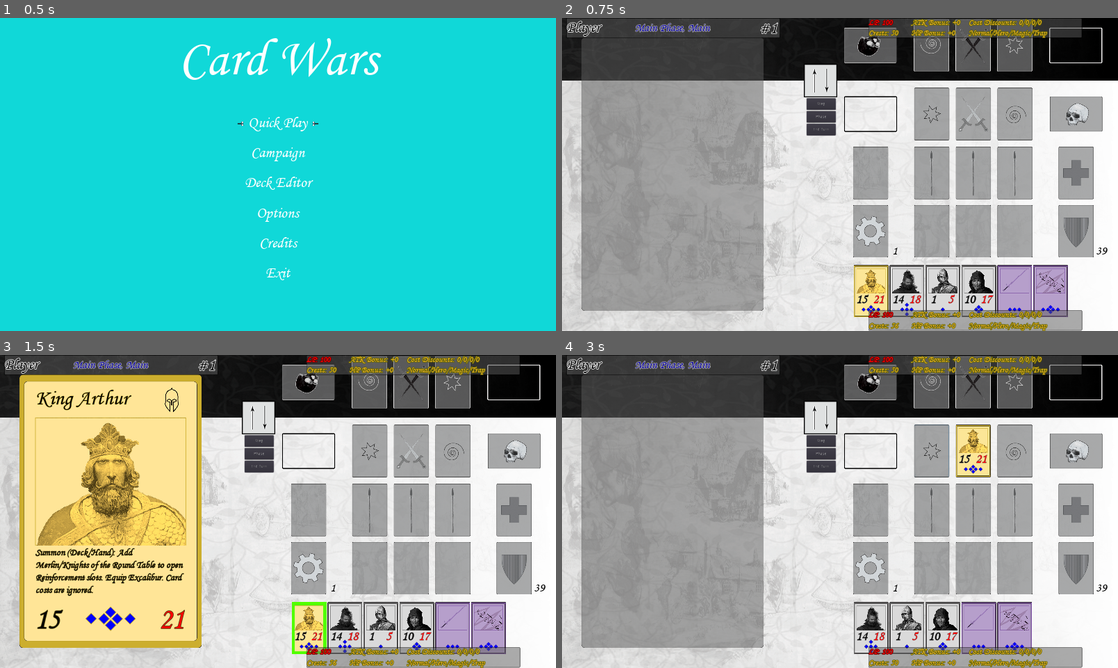
Above: before the commit, frames 1-4 (two rows, left to right).
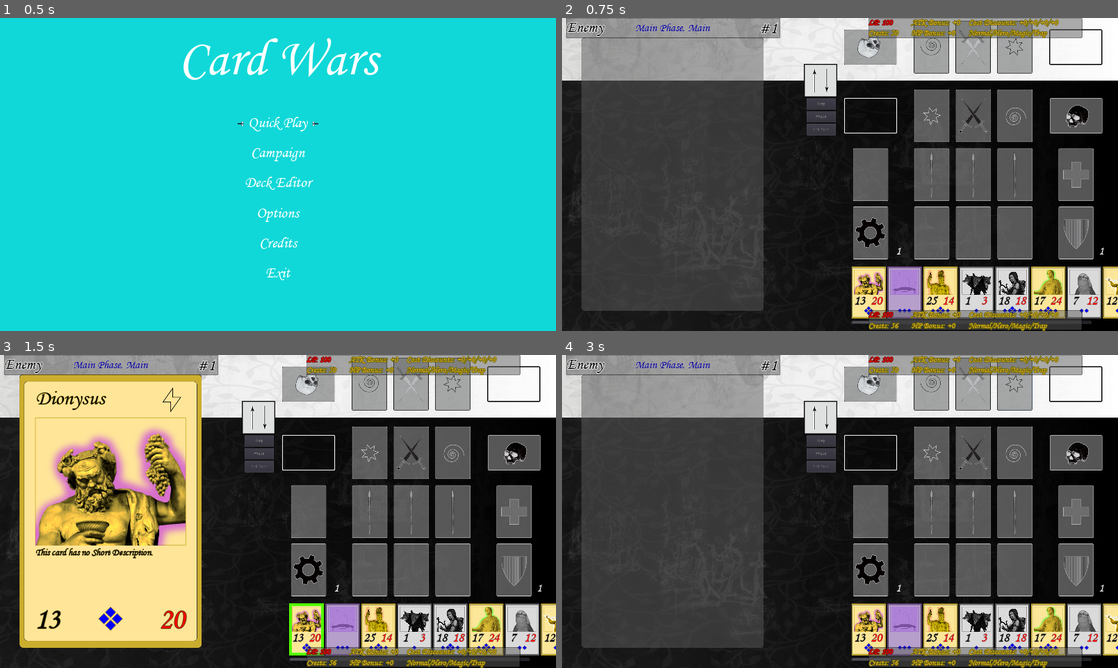
Above: after the commit, the same moments.

Repository: Prototype1364/Card-Wars
Game: Godot game, scene res://Scenes/MainScenes/SceneHandler.tscn
Two runs of this game, one before a commit and one after it. Both use one fixed random seed, a clock stepped at 60 frames per second and the inputs below.
Inputs (mouse positions are in pixels of both pictures, inside the frame that each line leads up to; where the layout moved, square brackets give the same spot in the first picture):
- Up to frame 1 (0.5 s): no input
- Up to frame 2 (0.75 s): click "Quick Play" at 0.5 s
- Up to frame 3 (1.5 s): click (311, 627) at 1.27 s
- Up to frame 4 (3 s): click (973, 383) [973, 452] at 2 s; click (1012, 383) [928, 452] at 2.75 s

Frame 1 is identical in both runs. In frame 2, 95% of the frame differs, in the area x 0-100%, y 0-100%; in frame 3, 76%; in frame 4, 96%.

Commit message:
Implemented most Arthurian card effects and effects for Dionysus and Deep Pit.

Diff:
--- a/Scripts/Battle.gd
+++ b/Scripts/Battle.gd
@@ -16,8 +16,9 @@
 	var _HV2 = SignalBus.connect("Play_Card", self, "Play_Card")
 	var _HV3 = SignalBus.connect("Activate_Set_Card", self, "Activate_Set_Card")
 	var _HV4 = SignalBus.connect("Check_For_Targets", self, "Check_For_Targets")
-	var _HV5 = SignalBus.connect("Discard_Card", self, "Discard_Card")
-	var _HV6 = SignalBus.connect("Update_GameState", self, "Update_Game_State")
+	var _HV5 = SignalBus.connect("Capture_Card", self, "Capture_Card")
+	var _HV6 = SignalBus.connect("Discard_Card", self, "Discard_Card")
+	var _HV7 = SignalBus.connect("Update_GameState", self, "Update_Game_State")
 	set_focus_mode(true)
 
 	Setup_Game()
@@ -89,7 +90,8 @@
 func Choose_Starting_Player():
 	var rng = RandomNumberGenerator.new()
 	rng.randomize()
-	var random_number = rng.randi_range(1,2)
+#	var random_number = rng.randi_range(1,2)
+	var random_number = 2
 	GameData.Current_Turn = "Player" if random_number == 1 else "Enemy"
 
 	# Flip field (if Black goes first)
@@ -165,7 +167,7 @@
 
 	# Populate Zones_To_Check Array
 	for i in Available_Zones.size():
-		if Available_Zones[i].name.left(1) == Side or Side + "Hand" in Available_Zones[i].name:
+		if Available_Zones[i].name.left(1) == Side or Side + "Hand" in Available_Zones[i].name or "Backrow" in Available_Zones[i].name:
 			if "Deck" in Available_Zones[i].name or "Banished" in Available_Zones[i].name:
 				pass
 			else:
@@ -302,14 +304,23 @@
 	CardMoved = MoveFrom.get_node(GameData.CardMoved)
 
 	# Ensures that card Cost is Affordable & that it's being summoned to a valid card slot
-	if Valid_Destination(Side, MoveTo, Chosen_Card) and Summon_Affordable(player, Chosen_Card):
+	var Net_Cost
+	if Chosen_Card.Type == "Normal":
+		Net_Cost = Chosen_Card.Cost + player.Cost_Discount_Normal
+	elif Chosen_Card.Type == "Hero":
+		Net_Cost = Chosen_Card.Cost + player.Cost_Discount_Hero
+	elif Chosen_Card.Type == "Magic":
+		Net_Cost = Chosen_Card.Cost + player.Cost_Discount_Magic
+	elif Chosen_Card.Type == "Trap":
+		Net_Cost = Chosen_Card.Cost + player.Cost_Discount_Trap
+
+	if Valid_Destination(Side, MoveTo, Chosen_Card) and Summon_Affordable(player, Net_Cost):
 		# Fixes bug regarding auto-updating of rect_pos of selected scene when moving from slot to slot.
 		CardMoved.rect_position.x = 0
 		CardMoved.rect_position.y = 0
 
-		# Deducts summoned card's Cost from appropriate Summon Crest pool & Updates HUD
-		player.Summon_Crests -= Chosen_Card.Cost
-		get_node("HUD_" + Side).Update_Data(player)
+		# Deducts summoned card's Net_Cost from appropriate Summon Crest pool
+		player.Summon_Crests -= Net_Cost
 
 		# Updates children for parents in From & To locations (if destination is valid for Card Type).
 		var Equip_Slot = get_node("Playmat/CardSpots/NonHands/" + Side + "EquipMagic") if CardMoved.Type == "Magic" else get_node("Playmat/CardSpots/NonHands/" + Side + "EquipTrap")
@@ -328,7 +339,7 @@
 		Set_Focus_Neighbors("Hand",Side,Moved)
 
 		# Activate Summon Effects (Currently no way to Set cards)
-		if Chosen_Card.Type == "Hero" or (Chosen_Card.Type == "Magic" and Chosen_Card.Is_Set == false):
+		if Chosen_Card.Type == "Hero" or (Chosen_Card.Type == "Magic" and Chosen_Card.Is_Set == false) or (Chosen_Card.Type == "Trap" and Chosen_Card.Attribute == "Equip" and Chosen_Card.Is_Set == false):
 			Chosen_Card.Effect_Active = true
 			Activate_Summon_Effects(Chosen_Card)
 			# Ensures that card summoned to Equip slot is not immediately sent to Graveyard.
@@ -340,14 +351,18 @@
 				MoveTo.add_child(CardMoved)
 				# Resets Effect_Active status to ensure card doesn't activate from Graveyard
 				Chosen_Card.Effect_Active = false
-	else:
-		pass
+
+		# Allows card effects that resolve during Summon/Set to occur (i.e. Deep Pit)
+		Resolve_Card_Effects()
 
 	# Resets GameData variables for next movement.
 	Reset_Reposition_Card_Variables()
 
-func Summon_Affordable(Dueler, Chosen_Card):
-	if Chosen_Card.Cost <= Dueler.Summon_Crests:
+	# Updates Duelist HUD (Places at end of func so that summon effects resolve before update)
+	get_node("HUD_" + Side).Update_Data(player)
+
+func Summon_Affordable(Dueler, Net_Cost):
+	if Net_Cost <= Dueler.Summon_Crests:
 		return true
 	else:
 		return false
@@ -505,10 +520,14 @@
 			# Update HUD
 			$HUD_GameState.Update_Data()
 
-func Capture_Card(Card_Captured, slot_name):
+func Capture_Card(Card_Captured, slot_name, Capture_Type = "Normal"):
 	var attacking_player = GameData.Player if GameData.Current_Turn == "Player" else GameData.Enemy
 	var targeted_player = GameData.Enemy if GameData.Current_Turn == "Player" else GameData.Player
-	var Destination_MedBay = $Playmat/CardSpots/NonHands/WMedBay if GameData.Current_Turn == "Player" else $Playmat/CardSpots/NonHands/BMedBay
+	var Destination_MedBay
+	if Capture_Type == "Normal":
+		Destination_MedBay = $Playmat/CardSpots/NonHands/WMedBay if GameData.Current_Turn == "Player" else $Playmat/CardSpots/NonHands/BMedBay
+	else:
+		Destination_MedBay = $Playmat/CardSpots/NonHands/BMedBay if GameData.Current_Turn == "Player" else $Playmat/CardSpots/NonHands/WMedBay
 	GameData.Cards_Captured_This_Turn.append(Card_Captured)
 
 	# Move captured card to appropriate MedBay
@@ -749,7 +768,7 @@
 
 	# Draw Opening Hands
 	GameData.Current_Step = "Draw"
-	Draw_Card(GameData.Current_Turn, 5)
+	Draw_Card(GameData.Current_Turn, 42)
 	GameData.Current_Turn = "Enemy" if GameData.Current_Turn == "Player" else "Player"
 	Draw_Card(GameData.Current_Turn, 5)
 	GameData.Current_Turn = "Enemy" if GameData.Current_Turn == "Player" else "Player"
--- a/Scripts/Battle_HUD_Duelist.gd
+++ b/Scripts/Battle_HUD_Duelist.gd
@@ -3,16 +3,17 @@
 var Token_Path = preload("res://Scenes/SupportScenes/Token_Duelist.tscn")
 
 func _ready():
+	var _HV1 = SignalBus.connect("Update_Duelist_HUD", self, "Update_Data")
 	Update_Data(GameData.Player)
 	Update_Data(GameData.Enemy)
 
 func Update_Data(Dueler):
 	var ATK_Bonus = "+" + str(Dueler.Field_ATK_Bonus) if Dueler.Field_ATK_Bonus >= 0 else "-" + str(Dueler.Field_ATK_Bonus)
 	var HP_Bonus = "+" + str(Dueler.Field_Health_Bonus) if Dueler.Field_Health_Bonus >= 0 else "-" + str(Dueler.Field_Health_Bonus)
-	var Discount_Normal = str(Dueler.Cost_Discount_Normal) if Dueler.Cost_Discount_Normal >= 0 else "+" + str(Dueler.Cost_Discount_Normal)
-	var Discount_Hero = str(Dueler.Cost_Discount_Hero) if Dueler.Cost_Discount_Hero >= 0 else "+" + str(Dueler.Cost_Discount_Hero)
-	var Discount_Magic = str(Dueler.Cost_Discount_Magic) if Dueler.Cost_Discount_Magic >= 0 else "+" + str(Dueler.Cost_Discount_Magic)
-	var Discount_Trap = str(Dueler.Cost_Discount_Trap) if Dueler.Cost_Discount_Trap >= 0 else "+" + str(Dueler.Cost_Discount_Trap)
+	var Discount_Normal = "+" + str(Dueler.Cost_Discount_Normal) if Dueler.Cost_Discount_Normal >= 0 else str(Dueler.Cost_Discount_Normal)
+	var Discount_Hero = "+" + str(Dueler.Cost_Discount_Hero) if Dueler.Cost_Discount_Hero >= 0 else str(Dueler.Cost_Discount_Hero)
+	var Discount_Magic = "+" + str(Dueler.Cost_Discount_Magic) if Dueler.Cost_Discount_Magic >= 0 else str(Dueler.Cost_Discount_Magic)
+	var Discount_Trap = "+" + str(Dueler.Cost_Discount_Trap) if Dueler.Cost_Discount_Trap >= 0 else str(Dueler.Cost_Discount_Trap)
 
 	$BG/LP.text = "LP: " + str(Dueler.LP)
 	$BG/Crests.text = "Crests: " + str(Dueler.Summon_Crests)
--- a/Scripts/Card_Display.gd
+++ b/Scripts/Card_Display.gd
@@ -64,6 +64,7 @@
 			$Description.text = ""
 			$Attack.text = ""
 			$Health.text = ""
+			$Attribute.texture = null
 
 		# ImageContainer/CardImage of BigCard scene MUST REMAIN as a TEXTURE_BUTTON node type as it allows for auto-expansion of image proportions, thus cutting Eric's card art work in half.
 		$ArtContainer/Art.texture = ArtData
--- a/Scripts/SmallCard.gd
+++ b/Scripts/SmallCard.gd
@@ -121,12 +121,19 @@
 
 func _on_FocusSensor_pressed():
 	var Side = "W" if GameData.Current_Turn == "Player" else "B"
+	var Side_Opp = "B" if GameData.Current_Turn == "Player" else "W"
 	var Reposition_Zones = [Side + "Fighter", Side + "R1", Side + "R2", Side + "R3"]
+	var Reposition_Zones_Opp = [Side_Opp + "Fighter", Side_Opp + "R1", Side_Opp + "R2", Side_Opp + "R3"]
 	var Reinforcement_Zones = [Side + "R1", Side + "R2", Side + "R3"]
 	var Parent_Name = self.get_parent().name
 
 	# Allows you to choose a card to receive effect benefits/penalties
-	if GameData.Yield_Mode == true:
+	# Bestow Benefits/Penalties on cards on YOUR side of the field
+	if GameData.Yield_Mode and Reposition_Zones.has(Parent_Name) and (Type == "Normal" or Type == "Hero"):
+		GameData.ChosenCard = self
+		SignalBus.emit_signal("Card_Effect_Selection_Yield_Release", self)
+	# Bestow Benefits/Penalties on cards on OPPONENT's side of the field
+	elif GameData.Yield_Mode and GameData.Resolve_On_Opposing_Card and Reposition_Zones_Opp.has(Parent_Name) and (Type == "Normal" or Type == "Hero"):
 		GameData.ChosenCard = self
 		SignalBus.emit_signal("Card_Effect_Selection_Yield_Release", self)
 
@@ -160,7 +167,7 @@
 
 	# Allows for selection of Attacker
 	elif GameData.Current_Step == "Selection":
-		if (Reposition_Zones[0] in Parent_Name or (Attack_As_Reinforcement == true and Reinforcement_Zones.has(Parent_Name))) and Parent_Name.left(1) == Side:
+		if (Reposition_Zones[0] in Parent_Name or (Attack_As_Reinforcement == true and Reinforcement_Zones.has(Parent_Name))) and Parent_Name.left(1) == Side and Paralysis == false:
 			GameData.Attacker = self
 			SignalBus.emit_signal("Check_For_Targets")
 			if GameData.Target == GameData.Player or GameData.Target == GameData.Enemy:
--- a/Singletons/Card_Effects.gd
+++ b/Singletons/Card_Effects.gd
@@ -41,6 +41,19 @@
 	else:
 		return false
 
+func Dice_Roll():
+	var rng = RandomNumberGenerator.new()
+	rng.randomize()
+	var roll_result = rng.randi_range(1,6)
+	return roll_result
+
+func Flip_Coin():
+	var rng = RandomNumberGenerator.new()
+	rng.randomize()
+	var flip_result = rng.randi_range(1,2)
+	return flip_result
+
+
 func c42489363(card): # Activate Tech (Special)
 	pass
 
@@ -48,16 +61,94 @@
 	pass
 
 func c26432104(card): # Merlin (Hero)
-	pass
+	var Parent_Name = card.get_parent().name
+	var Side = "W" if GameData.Current_Turn == "Player" else "B"
+	var Valid_Slots = [Side + "R1", Side + "R2", Side + "R3"]
+	var Fighter = Get_Field_Card_Data("Fighter")
+
+	if Fighter != null:
+		if Valid_Slots.has(Parent_Name) and GameData.Current_Phase == "Standby Phase" and GameData.Current_Step == "Effect" and Fighter.Name == "King Arthur":
+			# Roll two dice, if sum of rolls is >= 8 & Merlin is reinforcing King Arthur, grant King Arthur Invincibility
+			var Roll_1 = Dice_Roll()
+			var Roll_2 = Dice_Roll()
+			var Roll_Result = Roll_1 + Roll_2
+
+			if Roll_Result >= 8:
+				Fighter.Invincible = true
+			else:
+				Fighter.Invincible = false
+
+			# Update Card Visuals
+			card.Update_Data()
 
 func c79248843(card): # Knight of the Round Table (Hero)
 	pass
 
 func c28269385(card): # Morgan le Fay (Hero)
-	pass
+	var Parent_Name = card.get_parent().name
+	var Side = "W" if GameData.Current_Turn == "Player" else "B"
+	var Valid_Slots = [Side + "Fighter", Side + "R1", Side + "R2", Side + "R3"]
+
+	if Valid_Slots.has(Parent_Name) and GameData.Current_Phase == "Standby Phase" and GameData.Current_Step == "Effect":
+		var Flip_Result = Flip_Coin()
+
+		GameData.Yield_Mode = true
+
+		# Check if card selected is first selection
+		if Check_Yield_Status():
+			Has_Yielded = false
+
+			# Resolve card's Effect
+			if Flip_Result == 1:
+				yield(SignalBus, "Card_Effect_Selection_Yield_Release")
+				GameData.ChosenCard.Health += 5
+				GameData.ChosenCard.Update_Data()
+			else:
+				GameData.Resolve_On_Opposing_Card = true
+				yield(SignalBus, "Card_Effect_Selection_Yield_Release")
+				GameData.ChosenCard.Health -= 5
+				GameData.ChosenCard.Update_Data()
+				# Check for Capture
+				if GameData.ChosenCard.Health <= 0:
+					SignalBus.emit_signal("Capture_Card", GameData.ChosenCard, GameData.ChosenCard.get_parent())
+
+			# Reset GameData variables for next card effect
+			GameData.Yield_Mode = false
+			GameData.Resolve_On_Opposing_Card = false
+			GameData.ChosenCard = null
 
 func c67892655(card): # Lancelot (Hero)
-	pass
+	var Parent_Name = card.get_parent().name
+	var Side = "W" if GameData.Current_Turn == "Player" else "B"
+	var Valid_Slots = [Side + "Fighter", Side + "R1", Side + "R2", Side + "R3"]
+	var Field_Card_Names = []
+
+	if Valid_Slots.has(Parent_Name) and GameData.Current_Phase == "Standby Phase" and GameData.Current_Step == "Effect":
+		"""----------- Primary Effect -----------"""
+		# If Lancelot is on the field and rolls a 1/6, resolve effect... otherwise reset paralysis status
+		var Roll_Result = Dice_Roll()
+		if Roll_Result == 1 or Roll_Result == 6:
+			print("PARALYZED")
+			card.Paralysis = true
+			card.Attack += 3
+		else:
+			card.Paralysis = false
+
+		"""----------- Secondary Effect -----------"""
+		var Fighter = Get_Field_Card_Data("Fighter")
+		var Reinforcers = Get_Field_Card_Data("Reinforcers")
+
+		# Add Names of Normal/Hero cards on field to Field_Card Names
+		Field_Card_Names.append(Fighter.Name)
+		for i in range(len(Reinforcers)):
+			Field_Card_Names.append(Reinforcers[i].Name)
+
+		# Resolve effect when joined on the field by King Arthur
+		if "King Arthur" in Field_Card_Names:
+			card.Attack += 1
+
+		# Update Card Visuals
+		card.Update_Data()
 
 func c22716806(card): # Mordred (Hero)
 	pass
@@ -116,22 +207,54 @@
 			GameData.ChosenCard = null
 
 func c17369913(card): # Last Stand (Magic/Equip)
-	pass
+	var player = GameData.Player if GameData.Current_Turn == "Player" else GameData.Enemy
+	var enemy = GameData.Enemy if GameData.Current_Turn == "Player" else GameData.Player
+
+	if "EquipMagic" in card.get_parent().name and card.Effect_Active:
+		player.Field_ATK_Bonus += 5
+	elif card in GameData.Cards_Captured_This_Turn:
+		enemy.Field_ATK_Bonus -= 8
+
+	card.Effect_Active = false
 
 func c42151268(card): # Blade Song (Magic)
 	pass
 
 func c39573503(card): # Runetouched (Magic)
-	pass
+	var player = GameData.Player if GameData.Current_Turn == "Player" else GameData.Enemy
+	if card.Effect_Active:
+		player.Cost_Discount_Magic -= 1
+		card.Effect_Active = false
 
 func c74496062(card): # Miraculous Recovery (Magic)
 	pass
 
 func c73282505(card): # Heart of the Underdog (Trap)
-	pass
+	var Side = "W" if GameData.Current_Turn == "Player" else "B"
+	var Fighter_Path = get_node("/root/SceneHandler/Battle/Playmat/CardSpots/NonHands/" + Side + "Fighter")
+	var Fighter
+	var Side_Opp = "B" if GameData.Current_Turn == "Player" else "W"
+	var Fighter_Opp_Path = get_node("/root/SceneHandler/Battle/Playmat/CardSpots/NonHands/" + Side_Opp + "Fighter")
+	var Fighter_Opp
+
+	# Get Node of both Fighters for ATK stat comparison
+	if Fighter_Path.get_child_count() > 0 and Fighter_Opp_Path.get_child_count() > 0:
+		Fighter = Fighter_Path.get_child(0)
+		Fighter_Opp = Fighter_Opp_Path.get_child(0)
+
+		# Compare ATK stats, resolving effect if valid
+		if (Fighter.Attack < Fighter_Opp.Attack and card.Tokens > 0) or (GameData.Auto_Spring_Traps and "Backrow" in card.get_parent().name):
+			Fighter.Attack += 7
+			Fighter.Update_Data()
 
 func c58494934(card): # Disable (Trap/Equip)
-	pass
+	var Parent_Name = card.get_parent().name
+
+	if "EquipTrap" in Parent_Name and card.Effect_Active:
+		card.Effect_Active = false
+		var Fighter_Opp = Get_Field_Card_Data("Fighter Opponent")
+		if Fighter_Opp != null:
+			Fighter_Opp.Paralysis = true
 
 func c82697165(card): # The Wheel (Tech)
 	pass
@@ -173,7 +296,14 @@
 	pass
 
 func c17171263(card): # Dionysus (Hero)
-	pass
+	var Parent_Name = card.get_parent().name
+	var Side = "W" if GameData.Current_Turn == "Player" else "B"
+	var Valid_Slots = [Side + "Fighter", Side + "R1", Side + "R2", Side + "R3"]
+
+	if Valid_Slots.has(Parent_Name):
+		GameData.Auto_Spring_Traps = true
+	else:
+		GameData.Auto_Spring_Traps = false
 
 func c68754341(card): # Prayer (Magic)
 	pass
@@ -182,7 +312,30 @@
 	pass
 
 func c83893341(card): # Deep Pit (Trap)
-	pass
+	var Side = "W" if GameData.Current_Turn == "Player" else "B"
+	var player = GameData.Enemy if GameData.Current_Turn == "Player" else GameData.Player
+
+	# Activate Trap card if Opp summoned Fighter during Main Phase with 1+ Token on Trap card
+	if (Side != card.get_parent().name.left(1) and Side + "Fighter" in GameData.CardTo and GameData.Current_Phase == "Main Phase" and card.Tokens > 0) or (GameData.Auto_Spring_Traps and "Backrow" in card.get_parent().name):
+		# Defaults to capture "Fighter" instead of "Fighter Opponent" since it'll be the opposing player's turn when the trap is triggered (unless triggered automatically)
+		var Card_Captured = Get_Field_Card_Data("Fighter") if GameData.Auto_Spring_Traps == false else Get_Field_Card_Data("Fighter Opponent")
+		if Card_Captured != null and (Side == card.get_parent().name.left(1) or GameData.Auto_Spring_Traps == false):
+			var Graveyard = get_node("/root/SceneHandler/Battle/Playmat/CardSpots/NonHands/BGraveyard") if GameData.Current_Turn == "Player" else get_node("/root/SceneHandler/Battle/Playmat/CardSpots/NonHands/WGraveyard")
+			if GameData.Auto_Spring_Traps:
+				SignalBus.emit_signal("Capture_Card", Card_Captured, Card_Captured.get_parent(), "Normal")
+			else:
+				SignalBus.emit_signal("Capture_Card", Card_Captured, Card_Captured.get_parent(), "Inverted")
+
+			# Move captured card to appropriate MedBay
+			card.get_parent().remove_child(card)
+			Graveyard.add_child(card)
+
+			# Update Duelist's MedicalBay Array
+			player.Graveyard.append(card)
+
+			# Update Card Visuals
+			card.Tokens = 0
+			card.Update_Data()
 
 func c30093650(card): # Fire (Tech)
 	pass
--- a/Singletons/GameData.gd
+++ b/Singletons/GameData.gd
@@ -31,6 +31,8 @@
 
 # Card Effect Resolution variables
 var Yield_Mode = false
+var Resolve_On_Opposing_Card = false
+var Auto_Spring_Traps = false
 var ChosenCard
 
 # Variable used to name Card nodes
--- a/Singletons/Signal_Bus.gd
+++ b/Singletons/Signal_Bus.gd
@@ -16,8 +16,12 @@
 
 signal Check_For_Targets
 
+signal Capture_Card
+
 signal Discard_Card
 
 signal Update_GameState
 
 signal Card_Effect_Selection_Yield_Release
+
+signal Update_Duelist_HUD
